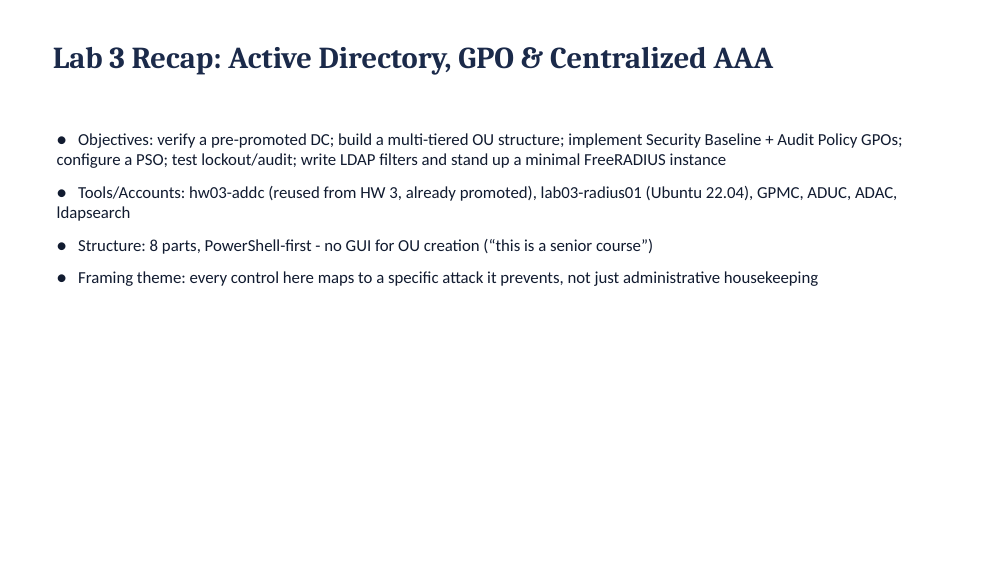
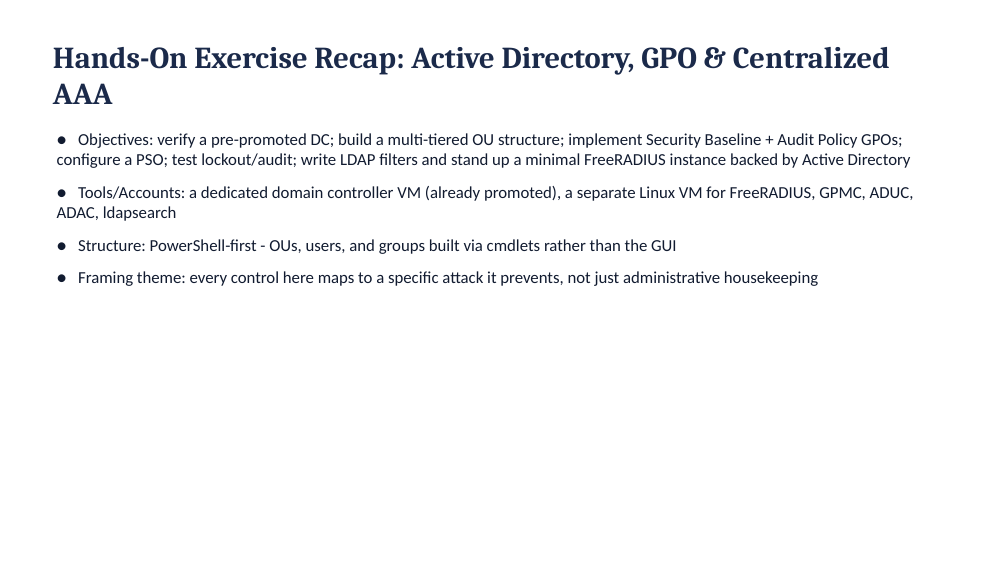
Before and after one commit to BYU-CYBER-444/byu-cyber-444.github.io, a slide deck: slide 72 of lectures/CYBER444_Week03_Windows_Server_Administration.pptx (slide 58 before the commit). Drawn at 1008x567 pixels with LibreOffice and Linux fonts; fonts in the diff are those of the drawing. Boxes give left, top, right and bottom in pixels: in the first picture for what was removed or moved away, otherwise in the second. Text is boxed around its words. In the diff, an @@ line names an element or a change of style, - is before the commit and + after.

```diff
--- a/lectures/CYBER444_Week03_Windows_Server_Administration.pptx
+++ b/lectures/CYBER444_Week03_Windows_Server_Administration.pptx
@@ text at box(53, 47, 890, 104): text changed @@
-Lab 3 Recap: Active Directory, GPO & Centralized AAA
+Hands-On Exercise Recap: Active Directory, GPO & Centralized AAA
@@ text at box(57, 133, 914, 254): text changed @@
-● Objectives: verify a pre-promoted DC; build a multi-tiered OU structure; implement Security Baseline + Audit Policy GPOs; configure a PSO; test lockout/audit; write LDAP filters and stand up a minimal FreeRADIUS instance
-● Tools/Accounts: hw03-addc (reused from HW 3, already promoted), lab03-radius01 (Ubuntu 22.04), GPMC, ADUC, ADAC, ldapsearch
-● Structure: 8 parts, PowerShell-first - no GUI for OU creation (“this is a senior course”)
+● Objectives: verify a pre-promoted DC; build a multi-tiered OU structure; implement Security Baseline + Audit Policy GPOs; configure a PSO; test lockout/audit; write LDAP filters and stand up a minimal FreeRADIUS instance backed by Active Directory
+● Tools/Accounts: a dedicated domain controller VM (already promoted), a separate Linux VM for FreeRADIUS, GPMC, ADUC, ADAC, ldapsearch
+● Structure: PowerShell-first - OUs, users, and groups built via cmdlets rather than the GUI
```
Also in this commit, not shown: 14 other slides changed, 15 slides added, 1 slide removed, 2 other files.
